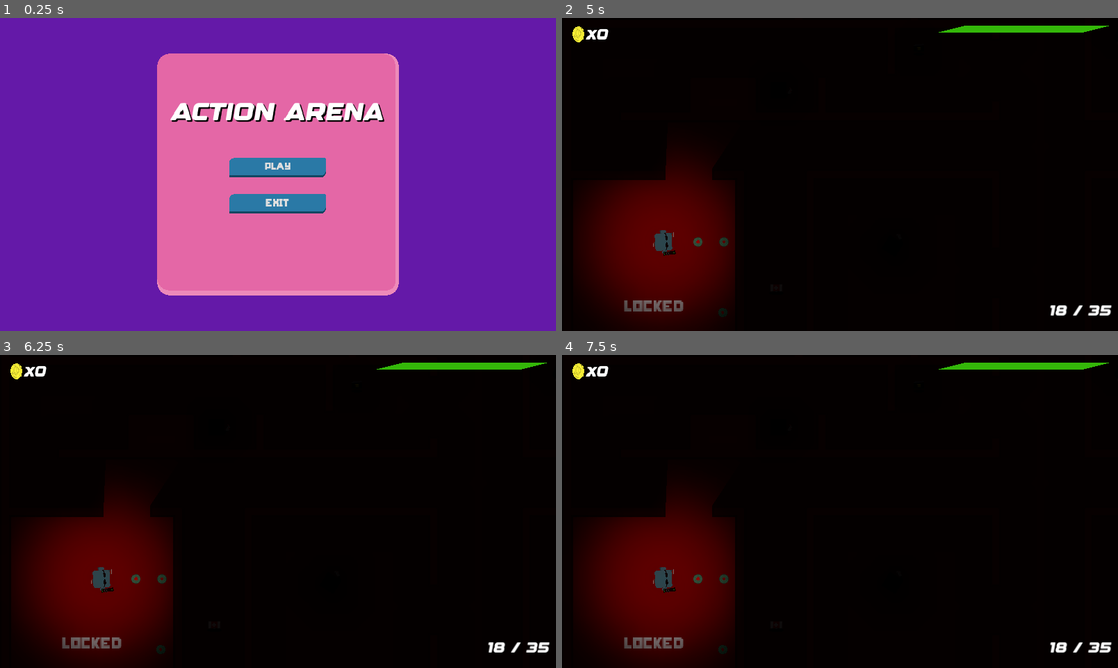
Above: before the commit, frames 1-4 (two rows, left to right).
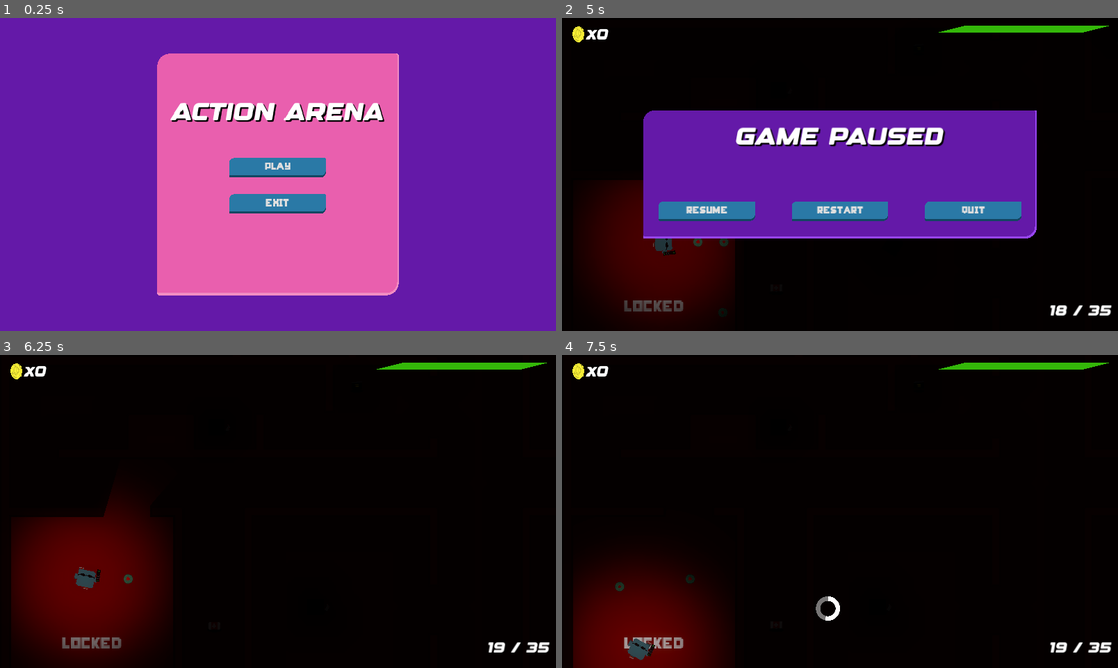
Above: after the commit, the same moments.

Repository: DarioTBZ/Projekt_Godot
Game: Godot game, scene res://scenes/menu.tscn
The game is run twice, just before and just after one commit, with the same random seed, the same clock (stepped at 60 frames per second) and the same inputs.
Inputs (mouse positions are in pixels of both pictures, inside the frame that each line leads up to):
- Up to frame 1 (0.25 s): no input
- Up to frame 2 (5 s): click "PLAY" at 0.5 s; tap Enter at 1.25, 3.5 s; move the mouse to (962, 158) at 1.27 s; hold D (right) 1.28-2.03 s; tap Space (mine) at 1.35, 2, 2.85, 4.35 s; move the mouse to (728, 190) at 2.02 s; hold S (down) 2.03-2.78 s; click (728, 190) at 2.1 s; move the mouse to (895, 105) at 2.77 s; hold D (right) 2.78-3.53 s; move the mouse to (812, 237) at 3.52 s; hold W (up) 3.53-4.28 s; click (812, 237) at 3.6 s; move the mouse to (1006, 221) at 4.27 s; hold A (left) from 4.28 s (still down); tap Escape (pause) at 4.9 s
- Up to frame 3 (6.25 s): release A (left) at 5 s; click (278, 549) at 5 s, where only the run after the commit has a clickable "RESTART"; tap Space (mine) at 5.75 s; move the mouse to (111, 464) at 5.77 s; hold A (left) from 5.78 s (still down); click (111, 464) at 5.85 s
- Up to frame 4 (7.5 s): tap R (reload) at 6.4 s; move the mouse to (867, 511) at 6.52 s; release A (left) at 6.53 s; hold S (down) 6.53-7.28 s; tap Space (mine) at 6.6 s; move the mouse to (756, 433) at 7.27 s; hold D (right) from 7.28 s (still down); click (756, 433) at 7.35 s

The runs differ from the first frame. In frame 1, 0.6% of the frame differs, in the area x 28-72%, y 11-89%; in frame 2, 29%, in the area x 13-86%, y 29-93%; in frame 3, 0.5%; in frame 4, 10%.

Commit message:
some cleanup

Diff:
--- a/Action_Arena/scenes/deathscreen.tscn
+++ b/Action_Arena/scenes/deathscreen.tscn
@@ -68,17 +68,17 @@
 anchor_bottom = 1.0
 grow_horizontal = 2
 grow_vertical = 2
-color = Color(0, 0, 0, 0.490196)
+color = Color(0, 0, 0, 0.235294)
 
 [node name="Panel" type="Panel" parent="."]
 layout_mode = 1
 anchors_preset = 15
 anchor_right = 1.0
 anchor_bottom = 1.0
-offset_left = 126.0
-offset_top = 149.0
-offset_right = -126.0
-offset_bottom = -149.0
+offset_left = 247.0
+offset_top = 160.0
+offset_right = -247.0
+offset_bottom = -160.0
 grow_horizontal = 2
 grow_vertical = 2
 theme_override_styles/panel = SubResource("StyleBoxFlat_k16de")
@@ -118,6 +118,8 @@
 grow_horizontal = 2
 grow_vertical = 2
 theme_override_colors/font_color = Color(1, 1, 1, 1)
+theme_override_colors/font_outline_color = Color(0, 0, 0, 1)
+theme_override_constants/outline_size = 3
 theme_override_fonts/font = ExtResource("1_alwvo")
 theme_override_font_sizes/font_size = 20
 text = "Score:"
@@ -135,6 +137,8 @@
 grow_horizontal = 2
 grow_vertical = 2
 theme_override_colors/font_color = Color(1, 1, 1, 1)
+theme_override_colors/font_outline_color = Color(0, 0, 0, 1)
+theme_override_constants/outline_size = 3
 theme_override_fonts/font = ExtResource("1_alwvo")
 theme_override_font_sizes/font_size = 20
 text = "high-score:"
--- a/Action_Arena/scenes/main.tscn
+++ b/Action_Arena/scenes/main.tscn
@@ -5,12 +5,12 @@
 [ext_resource type="Texture2D" uid="uid://c21c834ah4bci" path="res://assets/map/wall_1.png" id="1_fisk6"]
 [ext_resource type="Texture2D" uid="uid://catx4yo1go2ps" path="res://assets/map/wall_end_1.png" id="2_cfi48"]
 [ext_resource type="Texture2D" uid="uid://c34kgyidritsu" path="res://assets/map/wall_corner_1.png" id="3_b16oq"]
+[ext_resource type="PackedScene" uid="uid://1766hmsjyl60" path="res://scenes/pause.tscn" id="3_t8noq"]
 [ext_resource type="Texture2D" uid="uid://dub6777nk3yst" path="res://assets/map/wall_extension_1.png" id="4_4knk8"]
 [ext_resource type="Texture2D" uid="uid://ifhyrxxvse6m" path="res://assets/map/floor_1.png" id="5_gxwf5"]
 [ext_resource type="Script" path="res://scripts/tilemap.gd" id="7_padut"]
 [ext_resource type="Texture2D" uid="uid://d0qoor0geb28j" path="res://assets/map/wall_filling_1.png" id="7_wrkvc"]
 [ext_resource type="FontFile" uid="uid://brxq8sdcfrioi" path="res://assets/font/Hunger Games.ttf" id="11_hqvkg"]
-[ext_resource type="Script" path="res://scripts/pause_game.gd" id="12_46pc1"]
 [ext_resource type="PackedScene" uid="uid://cqqbn1n1o0nne" path="res://scenes/heal.tscn" id="12_khp0a"]
 [ext_resource type="PackedScene" uid="uid://dtlphuykdjudp" path="res://scenes/enemy.tscn" id="12_pp640"]
 [ext_resource type="PackedScene" uid="uid://dcdpafr5wa6jt" path="res://scenes/ammunition.tscn" id="13_n5apa"]
@@ -220,6 +220,8 @@
 
 [node name="Deathscreen" parent="UI" instance=ExtResource("15_cjm1m")]
 
+[node name="Pause" parent="UI" instance=ExtResource("3_t8noq")]
+
 [node name="CanvasModulate" type="CanvasModulate" parent="."]
 color = Color(0.063, 0.063, 0.063, 1)
 
@@ -262,10 +264,6 @@
 vertical_alignment = 1
 metadata/_edit_use_anchors_ = true
 
-[node name="PauseGame" type="Node" parent="."]
-process_mode = 3
-script = ExtResource("12_46pc1")
-
 [node name="Enemies" type="Node" parent="."]
 
 [node name="Enemy" parent="Enemies" instance=ExtResource("12_pp640")]
@@ -309,5 +307,6 @@
 [node name="Player" parent="." instance=ExtResource("1_1lbhq")]
 position = Vector2(177, 517)
 
+[connection signal="body_entered" from="NavigationRegion2D/TileMap/Area2D" to="NavigationRegion2D/TileMap" method="_on_area_2d_body_entered"]
 [connection signal="body_entered" from="NavigationRegion2D/TileMap/Area2D" to="Player" method="_on_area_2d_body_entered"]
-[connection signal="coins" from="Player" to="UI/Deathscreen" method="_on_player_coins"]
+[connection signal="died" from="Player" to="UI/Deathscreen" method="_on_player_died"]
--- a/Action_Arena/scenes/menu.tscn
+++ b/Action_Arena/scenes/menu.tscn
@@ -38,6 +38,18 @@
 corner_detail = 10
 anti_aliasing = false
 
+[sub_resource type="StyleBoxFlat" id="StyleBoxFlat_2twed"]
+bg_color = Color(0.912405, 0.371767, 0.684313, 1)
+border_width_right = 3
+border_width_bottom = 5
+border_color = Color(0.949487, 0.550503, 0.761893, 1)
+corner_radius_top_left = 25
+corner_radius_top_right = 3
+corner_radius_bottom_right = 25
+corner_radius_bottom_left = 3
+corner_detail = 10
+anti_aliasing = false
+
 [sub_resource type="Theme" id="Theme_es73s"]
 Button/colors/font_color = Color(0.875, 0.875, 0.875, 1)
 Button/colors/font_disabled_color = Color(0.875, 0.875, 0.875, 0.5)
@@ -56,20 +68,10 @@
 Label/constants/shadow_offset_y = 3
 Label/font_sizes/font_size = 50
 Label/fonts/font = ExtResource("2_y02nw")
-
-[sub_resource type="StyleBoxFlat" id="StyleBoxFlat_c1j5p"]
-bg_color = Color(0.891666, 0.404742, 0.649552, 1)
-border_width_right = 7
-border_width_bottom = 10
-border_color = Color(0.928999, 0.540029, 0.725242, 1)
-corner_radius_top_left = 25
-corner_radius_top_right = 25
-corner_radius_bottom_right = 25
-corner_radius_bottom_left = 25
-corner_detail = 10
-anti_aliasing = false
+Panel/styles/panel = SubResource("StyleBoxFlat_2twed")
 
 [node name="Menu" type="Control"]
+process_mode = 3
 texture_filter = 1
 layout_mode = 3
 anchors_preset = 15
@@ -100,7 +102,6 @@
 offset_bottom = -74.0
 grow_horizontal = 2
 grow_vertical = 2
-theme_override_styles/panel = SubResource("StyleBoxFlat_c1j5p")
 
 [node name="Play" type="Button" parent="."]
 layout_mode = 1
--- /dev/null
+++ b/Action_Arena/scenes/pause.tscn
@@ -0,0 +1,152 @@
+[gd_scene load_steps=9 format=3 uid="uid://1766hmsjyl60"]
+
+[ext_resource type="FontFile" uid="uid://b2tkc2mh4uly0" path="res://assets/font/Designer.otf" id="1_ayqwa"]
+[ext_resource type="FontFile" uid="uid://brxq8sdcfrioi" path="res://assets/font/Hunger Games.ttf" id="1_m5lxn"]
+[ext_resource type="Script" path="res://scripts/pause_game.gd" id="3_d81xa"]
+
+[sub_resource type="StyleBoxFlat" id="StyleBoxFlat_q7mo5"]
+content_margin_top = 5.0
+bg_color = Color(0.26874, 0.623133, 0.832278, 1)
+border_width_bottom = 4
+border_color = Color(0.0760031, 0.273082, 0.384187, 1)
+corner_radius_top_left = 10
+corner_radius_top_right = 2
+corner_radius_bottom_right = 10
+corner_radius_bottom_left = 2
+corner_detail = 10
+anti_aliasing = false
+
+[sub_resource type="StyleBoxFlat" id="StyleBoxFlat_g1dt0"]
+content_margin_top = 5.0
+bg_color = Color(0.166552, 0.47577, 0.651649, 1)
+border_width_bottom = 4
+border_color = Color(0.0760031, 0.273082, 0.384187, 1)
+corner_radius_top_left = 10
+corner_radius_top_right = 2
+corner_radius_bottom_right = 10
+corner_radius_bottom_left = 2
+corner_detail = 10
+anti_aliasing = false
+
+[sub_resource type="StyleBoxFlat" id="StyleBoxFlat_b15po"]
+bg_color = Color(0.145476, 0.435018, 0.599319, 1)
+border_blend = true
+corner_radius_top_left = 10
+corner_radius_top_right = 2
+corner_radius_bottom_right = 10
+corner_radius_bottom_left = 2
+corner_detail = 10
+anti_aliasing = false
+
+[sub_resource type="StyleBoxFlat" id="StyleBoxFlat_i14lt"]
+bg_color = Color(0.392157, 0.0980392, 0.658824, 1)
+border_width_right = 4
+border_width_bottom = 5
+border_color = Color(0.592749, 0.270057, 0.939717, 1)
+corner_radius_top_left = 25
+corner_radius_top_right = 3
+corner_radius_bottom_right = 25
+corner_radius_bottom_left = 3
+corner_detail = 10
+anti_aliasing = false
+
+[sub_resource type="Theme" id="Theme_367nu"]
+Button/font_sizes/font_size = 19
+Button/fonts/font = ExtResource("1_m5lxn")
+Button/styles/hover = SubResource("StyleBoxFlat_q7mo5")
+Button/styles/normal = SubResource("StyleBoxFlat_g1dt0")
+Button/styles/pressed = SubResource("StyleBoxFlat_b15po")
+Label/colors/font_shadow_color = Color(0, 0, 0, 1)
+Label/constants/shadow_offset_x = 3
+Label/constants/shadow_offset_y = 3
+Label/font_sizes/font_size = 50
+Label/fonts/font = ExtResource("1_ayqwa")
+Panel/styles/panel = SubResource("StyleBoxFlat_i14lt")
+
+[node name="Pause" type="Control"]
+process_mode = 3
+layout_mode = 3
+anchors_preset = 15
+anchor_right = 1.0
+anchor_bottom = 1.0
+grow_horizontal = 2
+grow_vertical = 2
+theme = SubResource("Theme_367nu")
+script = ExtResource("3_d81xa")
+
+[node name="ColorRect" type="ColorRect" parent="."]
+layout_mode = 1
+anchors_preset = 15
+anchor_right = 1.0
+anchor_bottom = 1.0
+grow_horizontal = 2
+grow_vertical = 2
+color = Color(0, 0, 0, 0.235294)
+
+[node name="Panel" type="Panel" parent="."]
+layout_mode = 1
+anchors_preset = 15
+anchor_right = 1.0
+anchor_bottom = 1.0
+offset_left = 168.0
+offset_top = 191.0
+offset_right = -168.0
+offset_bottom = -191.0
+grow_horizontal = 2
+grow_vertical = 2
+
+[node name="GamePaused" type="Label" parent="."]
+layout_mode = 1
+anchors_preset = 15
+anchor_right = 1.0
+anchor_bottom = 1.0
+offset_left = 360.0
+offset_top = 224.0
+offset_right = -360.0
+offset_bottom = -376.0
+grow_horizontal = 2
+grow_vertical = 2
+text = "GAME PAUSED"
+
+[node name="Restart" type="Button" parent="."]
+layout_mode = 1
+anchors_preset = 15
+anchor_right = 1.0
+anchor_bottom = 1.0
+offset_left = 476.0
+offset_top = 380.0
+offset_right = -476.0
+offset_bottom = -228.0
+grow_horizontal = 2
+grow_vertical = 2
+text = "RESTART"
+
+[node name="Home" type="Button" parent="."]
+layout_mode = 1
+anchors_preset = 15
+anchor_right = 1.0
+anchor_bottom = 1.0
+offset_left = 752.0
+offset_top = 380.0
+offset_right = -200.0
+offset_bottom = -228.0
+grow_horizontal = 2
+grow_vertical = 2
+text = "QUIT"
+
+[node name="Resume" type="Button" parent="."]
+layout_mode = 1
+anchors_preset = 15
+anchor_right = 1.0
+anchor_bottom = 1.0
+offset_left = 200.0
+offset_top = 380.0
+offset_right = -752.0
+offset_bottom = -228.0
+grow_horizontal = 2
+grow_vertical = 2
+text = "RESUME"
+
+[connection signal="pressed" from="Restart" to="." method="_on_restart_pressed"]
+[connection signal="pressed" from="Home" to="." method="_on_home_pressed"]
+[connection signal="pressed" from="Resume" to="." method="_on_resume_pressed"]
--- a/Action_Arena/scripts/deathscreen.gd
+++ b/Action_Arena/scripts/deathscreen.gd
@@ -7,14 +7,17 @@
 func _ready():
 	self.visible = false
 
+func score_system(coin_amount, high_score):
+	score.text = "score: " + str(coin_amount)
+	hi_score.text = "high-score: " + str(high_score)
+
 
 func _on_restart_pressed():
-	get_tree().change_scene_to_file("res://scenes/main.tscn")
+	get_tree().reload_current_scene()
 
 func _on_exit_pressed():
-	get_tree().quit()
+	get_tree().change_scene_to_file("res://scenes/menu.tscn")
 
-
-func _on_player_coins(coin_amount, high_score):
-	score.text = "score: " + str(coin_amount)
-	hi_score.text = "high-score: " + str(high_score)
+func _on_player_died(coin_amount, high_score):
+	score_system(coin_amount, high_score)
+	self.visible = true
--- a/Action_Arena/scripts/main.gd
+++ b/Action_Arena/scripts/main.gd
@@ -1,21 +1,7 @@
 extends Node2D
 
-@onready var Locked = $NavigationRegion2D/TileMap/Area2D/Locked
-@onready var player = get_tree().get_first_node_in_group("player")
-@onready var deathscreen = $UI/Deathscreen
-@onready var canvas_modulate = $CanvasModulate
-@onready var world_environment = $WorldEnvironment
+func _ready():
+	pass
 
-
-func _ready():
-	player.died.connect(game_over)
-
-func _process(_delta):
-	if Global.coins >= 7:
-		Locked.text = "UNLOCKED"
-
-func game_over():
-	await get_tree().create_timer(1.5).timeout
-	canvas_modulate.visible = false
-	world_environment.queue_free()
-	deathscreen.visible = true
+func _process(delta):
+	pass
--- a/Action_Arena/scripts/pause_game.gd
+++ b/Action_Arena/scripts/pause_game.gd
@@ -1,9 +1,37 @@
 extends Node
 
-func _process(_delta):
-		# Pause the Game
-	if Input.is_action_just_pressed("pause"):
-		if get_tree().paused == false:
-			get_tree().paused = true
-		else:
-			get_tree().paused = false
+var paused = false
+
+func _ready():
+	self.visible = false
+
+func _process(delta):
+	check_input()
+
+func resume():
+	get_tree().paused = false
+	self.visible = false
+
+func pause():
+	get_tree().paused = true
+	self.visible = true
+
+
+func check_input():
+	if Input.is_action_just_pressed("pause") and get_tree().paused == false:
+		pause()
+	elif Input.is_action_just_pressed("pause") and get_tree().paused == true:
+		resume()
+
+
+func _on_resume_pressed():
+	resume()
+
+
+func _on_restart_pressed():
+	resume()
+	get_tree().reload_current_scene()
+
+
+func _on_home_pressed():
+	get_tree().change_scene_to_file("res://scenes/menu.tscn")
--- a/Action_Arena/scripts/player.gd
+++ b/Action_Arena/scripts/player.gd
@@ -5,7 +5,6 @@
 
 
 @export var speed: float = 130
-@export var rotation_speed: float = 10
 
 var health = 100.0
 var max_health = 100.0
@@ -17,7 +16,7 @@
 
 signal life(health)
 signal coins(coin_amount, high_score)
-signal died()
+signal died(coin_amount, high_score)
 
 func _ready():
 	var save_file = FileAccess.open("user://save.data", FileAccess.READ)
@@ -34,8 +33,6 @@
 
 	look_at(get_global_mouse_position())
 	move_and_slide()
-
-	# Get the input direction: (0, 0) (-1, 0) (1, 0) (0, -1) (0, 1)
 
 	if Input.is_action_just_pressed("left"):
 		animated_sprite.play("left")
@@ -61,8 +58,7 @@
 	animated_sprite.play("hurt")
 
 	if health <= 0:
-		died.emit()
-		coins.emit(coin_amount, high_score)
+		died.emit(coin_amount, high_score)
 		save_game()
 		queue_free()
 
@@ -85,7 +81,3 @@
 func save_game():
 	var save_file = FileAccess.open("user://save.data", FileAccess.WRITE)
 	save_file.store_32(high_score)
-
-func _on_area_2d_body_entered(body):
-	if Global.coins >= 7 and body is CharacterBody2D:
-		get_tree().quit()
--- a/Action_Arena/scripts/tilemap.gd
+++ b/Action_Arena/scripts/tilemap.gd
@@ -1,4 +1,15 @@
 extends TileMap
+
+@onready var locked = $Area2D/Locked
+
+var coins_needed = 7
+
+func _ready():
+	locked.text = "LOCKED"
+
+func _process(delta):
+	if Global.coins >= coins_needed:
+		locked.text = "UNLOCKED"
 
 func _use_tile_data_runtime_update(layer, coords):
 	if coords in get_used_cells_by_id(1):
@@ -7,3 +18,7 @@
 
 func _tile_data_runtime_update(layer, coords, tile_data):
 	tile_data.set_navigation_polygon(0, null)
+
+func _on_area_2d_body_entered(body):
+	if body is Player and Global.coins >= coins_needed:
+		get_tree().change_scene_to_file("res://scenes/menu.tscn")
